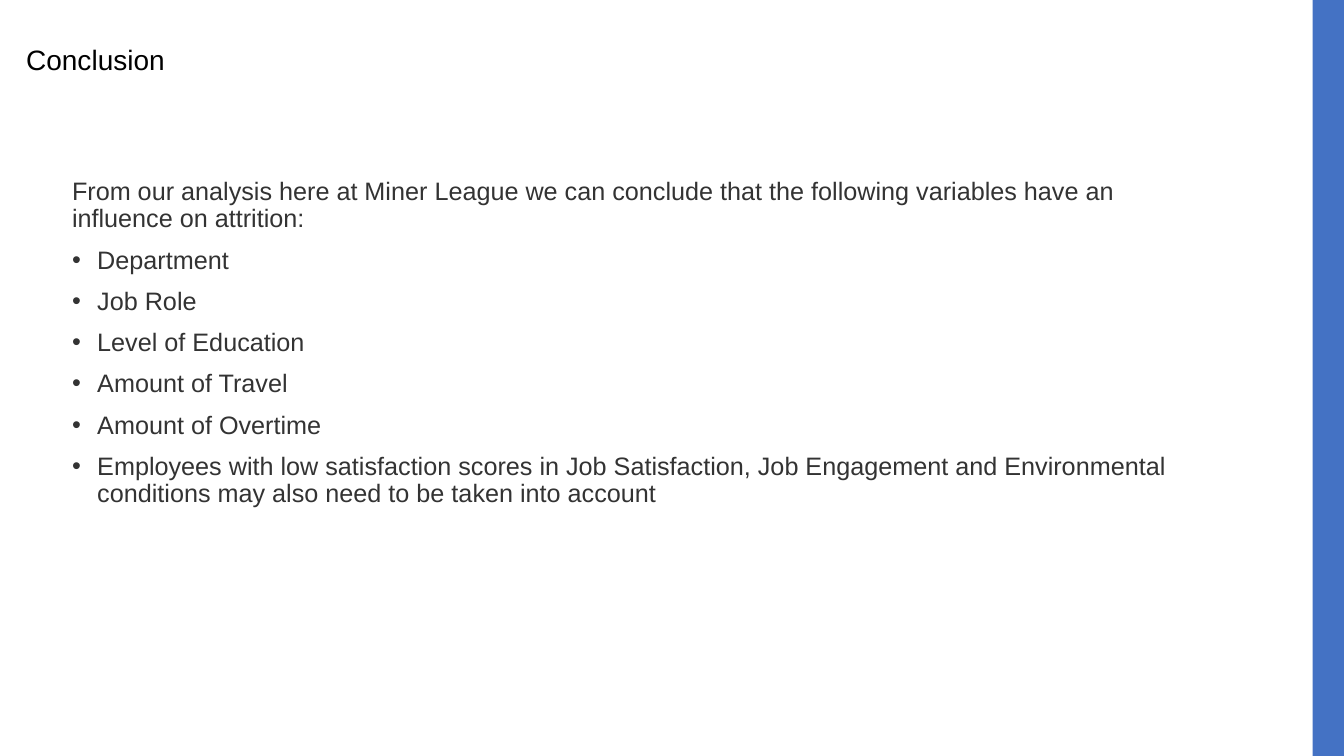
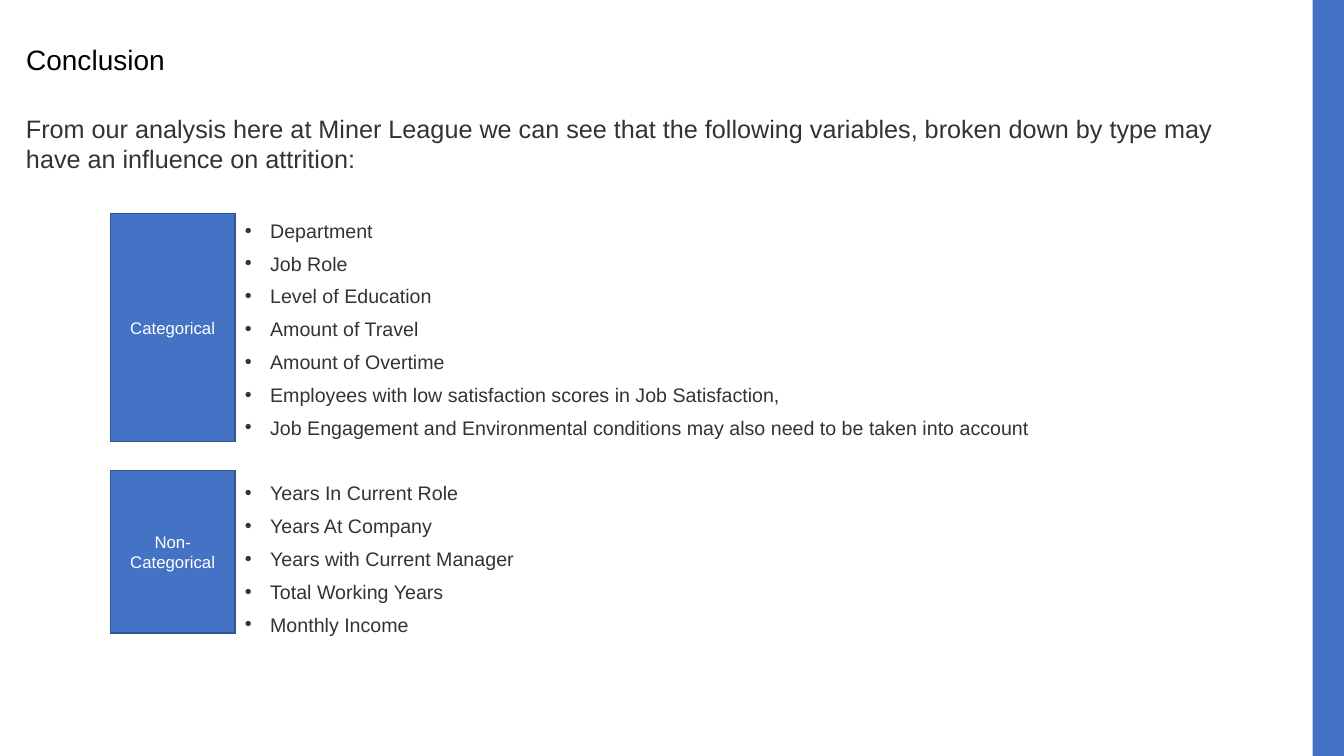
Before and after one commit to jbcroom/DS6306-MinerLeague-CaseStudy2, a slide deck: slide 13 of MinerLeague Presentation Case Study 2.pptx (slide 14 before the commit). Drawn at 1344x756 pixels with LibreOffice and Linux fonts; fonts in the diff are those of the drawing. Boxes give left, top, right and bottom in pixels: in the first picture for what was removed or moved away, otherwise in the second. Text is boxed around its words. In the diff, an @@ line names an element or a change of style, - is before the commit and + after.

```diff
--- a/MinerLeague Presentation Case Study 2.pptx
+++ b/MinerLeague Presentation Case Study 2.pptx
@@ text added at (26,119,1212,169), 18 pt, text #333333 @@
+From our analysis here at Miner League we can see that the following variables, broken down by type may have an influence on attrition:
@@ text "Department": place and size @@
-text "Department" at (72,181,1165,508)
+text "Department" at (270,224,1029,636)
@@ text at (72,181,1114,228): paragraph removed @@
-From our analysis here at Miner League we can conclude that the following variables have an influence on attrition:
@@ rectangle added at (111,214,235,442), fill #4472C4, outline #325491 1 pt, 12 pt, text #FFFFFF @@
+Categorical
@@ text at (270,224,445,369): size 18 to 14 pt in "Department", "Job Role", "Level of Education", "Amount of Travel" and 1 more places; line spacing 0.9 to 0.8 @@
@@ text at (270,387,1029,636): text changed; size 18 to 14 pt @@
-• Employees with low satisfaction scores in Job Satisfaction, Job Engagement and Environmental conditions may also need to be taken into account
+• Employees with low satisfaction scores in Job Satisfaction,
+• Job Engagement and Environmental conditions may also need to be taken into account
+• Years In Current Role
+• Years At Company
+• Years with Current Manager
+• Total Working Years
+• Monthly Income
@@ rectangle added at (111,471,235,634), fill #4472C4, outline #325491 1 pt, 12 pt, text #FFFFFF @@
+Non-Categorical
```
Also in this commit, not shown: 5 other slides changed, 1 slide added, 2 slides removed.
